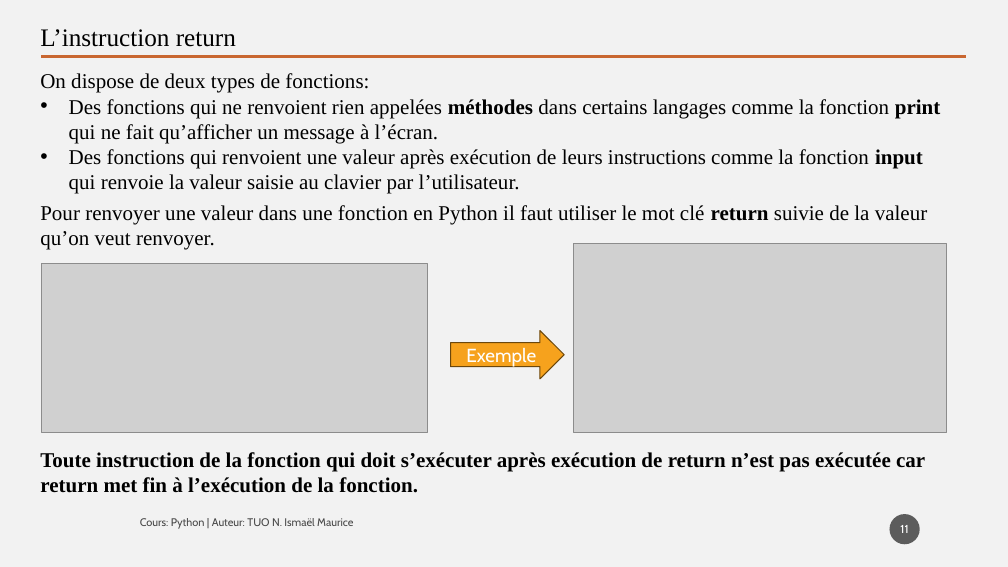
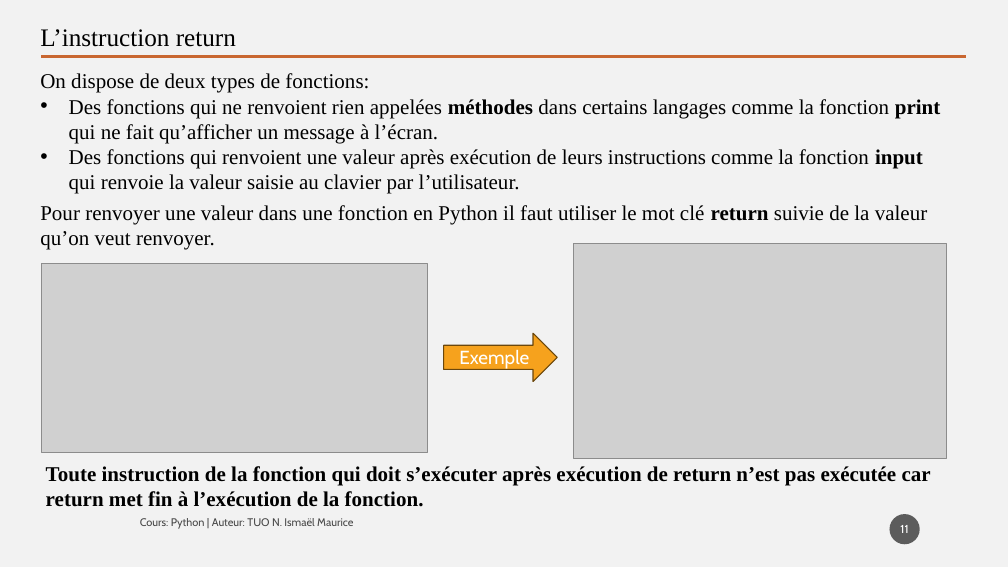
Before and after one commit to tisma95/cours-python, a slide deck: slide 11 of source/Chapitre 5 - Les fonctions.pptx. Drawn at 1008x567 pixels with LibreOffice and Linux fonts; fonts in the diff are those of the drawing; grey boxes stand for pictures. Boxes give left, top, right and bottom in pixels: in the first picture for what was removed or moved away, otherwise in the second. Text is boxed around its words. In the diff, an @@ line names an element or a change of style, - is before the commit and + after.

Commit message:
fix(fonction): relecture du chapitre 5

```diff
--- a/source/Chapitre 5 - Les fonctions.pptx
+++ b/source/Chapitre 5 - Les fonctions.pptx
@@ picture: place and size @@
-picture at bbox=[42, 264, 428, 433]
+picture at bbox=[42, 264, 428, 453]
@@ picture: place and size @@
-picture at bbox=[573, 243, 947, 433]
+picture at bbox=[573, 243, 947, 458]
@@ right arrow "Exemple": place and size @@
-right arrow "Exemple" at bbox=[451, 330, 564, 379]
+right arrow "Exemple" at bbox=[444, 333, 557, 382]
@@ text "Toute instruction de la fonction ...": place and size @@
-text "Toute instruction de la fonction ..." at bbox=[40, 452, 925, 493]
+text "Toute instruction de la fonction ..." at bbox=[46, 466, 931, 507]
```
Also in this commit, not shown: 6 other slides changed, 2 other files.
